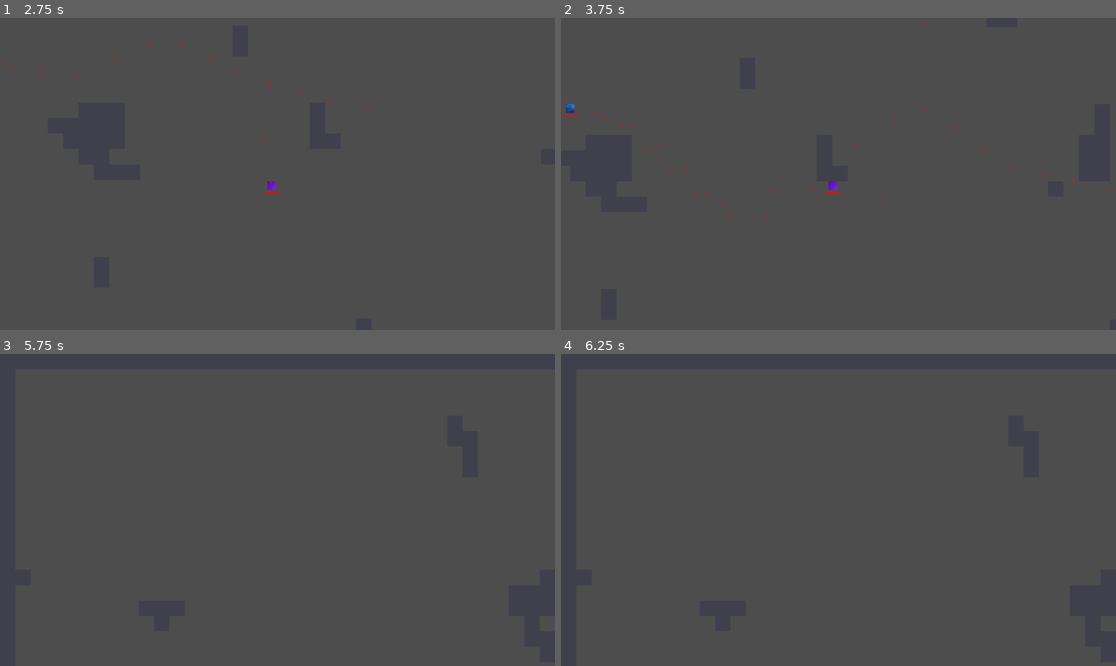
Above: before the commit, frames 1-4 (two rows, left to right).
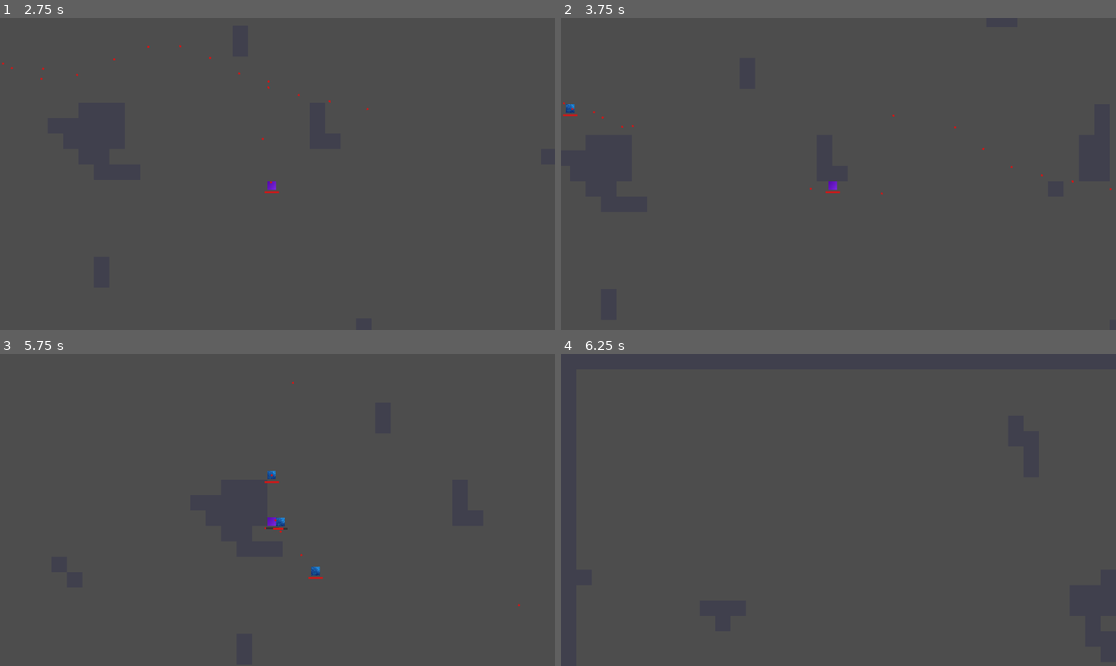
Above: after the commit, the same moments.

Repository: M-E-7/mob-fighter
Game: Godot game, scene res://Levels/LevelPrototype/basic_level.tscn
Same seed, same stepped clock (60 frames per second), same inputs: the game is played once before the commit and once after it.
Inputs (mouse positions are in pixels of both pictures, inside the frame that each line leads up to):
- Up to frame 1 (2.75 s): move the mouse to (399, 158) at 0.52 s; press the mouse at (399, 158) at 0.53 s; hold Right (ui_right) 0.53-1.28 s; move the mouse to (166, 189) at 1.27 s; release the mouse at (166, 189) at 1.28 s; hold Down (ui_down) 1.28-2.03 s; click (166, 189) at 1.35 s; move the mouse to (333, 105) at 2.02 s; press the mouse at (333, 105) at 2.03 s; hold Right (ui_right) from 2.03 s (still down)
- Up to frame 2 (3.75 s): move the mouse to (810, 236) at 2.77 s; release Right (ui_right) at 2.78 s; release the mouse at (810, 236) at 2.78 s; hold Up (ui_up) 2.78-3.53 s; click (810, 236) at 2.85 s; move the mouse to (1005, 220) at 3.52 s; press the mouse at (1005, 220) at 3.53 s; hold Left (ui_left) from 3.53 s (still down)
- Up to frame 3 (5.75 s): move the mouse to (111, 463) at 4.27 s; release the mouse at (111, 463) at 4.28 s; click (111, 463) at 4.35 s; move the mouse to (305, 510) at 5.02 s; release Left (ui_left) at 5.03 s; press the mouse at (305, 510) at 5.03 s; hold Down (ui_down) from 5.03 s (still down)
- Up to frame 4 (6.25 s): move the mouse to (755, 432) at 5.77 s; release Down (ui_down) at 5.78 s; release the mouse at (755, 432) at 5.78 s; hold Right (ui_right) from 5.78 s (still down); click (755, 432) at 5.85 s

Frame 1 is identical in both runs. In frame 2, less than 0.1% of the frame differs, in the area x 15-66%, y 1-65%; in frame 3, 0.2%, in the area x 47-94%, y 8-81%; in frame 4, nothing differs.

Commit message:
Added wall collision to bullets

Diff:
--- a/Entities/Projectiles/bullet.gd
+++ b/Entities/Projectiles/bullet.gd
@@ -20,6 +20,11 @@
 	rotation = direction.angle()
 
 
+func _on_body_entered(body: Node2D) -> void:
+	if body is StaticBody2D:
+		queue_free()
+
+
 func _on_area_entered(area: Area2D) -> void:
 	if area is HurtboxComponent:
 		if not is_instance_valid(source):
--- a/Entities/Projectiles/bullet.tscn
+++ b/Entities/Projectiles/bullet.tscn
@@ -6,7 +6,7 @@
 radius = 2.0
 
 [node name="Bullet" type="Area2D" unique_id=1719329206]
-collision_mask = 2
+collision_mask = 3
 script = ExtResource("1_bullet")
 
 [node name="CollisionShape2D" type="CollisionShape2D" parent="." unique_id=1646644829]
@@ -20,3 +20,4 @@
 color = Color(0.8, 0.1, 0.1, 1)
 
 [connection signal="area_entered" from="." to="." method="_on_area_entered"]
+[connection signal="body_entered" from="." to="." method="_on_body_entered"]
